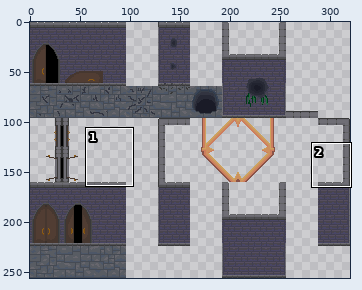
Two states of a sprite sheet, assets/Level Design Blocks.png. Above: a wide view before the commit, with the close-up outlined.
Close-up. Before:
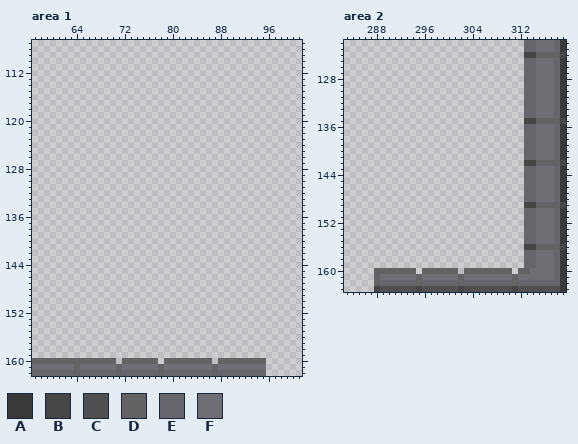
The file is 320x256 pixels. Colours within 5 levels of each other are drawn and written as one. Shown: area 1: x 57..101, y 107..162; area 2: x 283..319, y 122..163. The commit also changed other parts of the picture, which this record leaves out.
Palette (. is transparent): A #393939  B #464646  C #505053  D #636365  E #67666d  F #6f6e75
Pixels before, area 1 (only the part around the change), first column x 57:
107 .............................................
108 .............................................
109 .............................................
110 .............................................
111 .............................................
112 .............................................
113 .............................................
114 .............................................
115 .............................................
116 .............................................
117 .............................................
118 .............................................
119 .............................................
120 .............................................
121 .............................................
122 .............................................
123 .............................................
124 .............................................
125 .............................................
126 .............................................
127 .............................................
128 .............................................
129 .............................................
130 .............................................
131 .............................................
132 .............................................
133 .............................................
134 .............................................
135 .............................................
136 .............................................
137 .............................................
138 .............................................
139 .............................................
140 .............................................
141 .............................................
142 .............................................
143 .............................................
144 .............................................
145 .............................................
146 .............................................
147 .............................................
148 .............................................
149 .............................................
150 .............................................
151 .............................................
152 .............................................
153 .............................................
154 .............................................
155 .............................................
156 .............................................
157 .............................................
158 .............................................
159 .............................................
160 DDDDDDDDDDDDDD.DDDDDD.DDDDDDDD.DDDDDDDD......
161 FFFFFFFDFFFFFFDFFFFFFDFFFFFFFFDFFFFFFFF......
162 EEEEEEEDEEEEEEDEEEEEEDEEEEEEEEDEEEEEEEE......
Pixels before, area 2, first column x 288:
122 .........................EEFFFEA
123 .........................EEFFFEA
124 .........................BBDDDDB
125 .........................EEFFFEA
126 .........................EEFFFEA
127 .........................EEFFFEA
128 .........................EEFFFEA
129 .........................EEFFFEA
130 .........................EEFFFEA
131 .........................EEFFFEA
132 .........................EEFFFEA
133 .........................EEFFFEA
134 .........................EEFFFEA
135 .........................BBDDDDB
136 .........................EEFFFEA
137 .........................EEFFFEA
138 .........................EEFFFEA
139 .........................EEFFFEA
140 .........................EEFFFEA
141 .........................EEFFFEA
142 .........................BBDDDDB
143 .........................EEFFFEA
144 .........................EEFFFEA
145 .........................EEFFFEA
146 .........................EEFFFEA
147 .........................EEFFFEA
148 .........................EEFFFEA
149 .........................BBDDDDB
150 .........................EEFFFEA
151 .........................EEFFFEA
152 .........................EEFFFEA
153 .........................EEFFFEA
154 .........................EEFFFEA
155 .........................EEFFFEA
156 .........................BBDDDDB
157 .........................EEFFFEA
158 .........................EEFFFEA
159 .........................EEFFFEA
160 DDDDDDD.DDDDDD.DDDDDDDD.DDFFFFEA
161 DFFFFFFDFFFFFFDFFFFFFFFDFFFFFFEA
162 DEEEEEEDEEEEEEDEEEEEEEEDEEEEEEEA
163 BCCCCCCBCCCCCCBCCCCCCCCBCCCCCCCA
After:
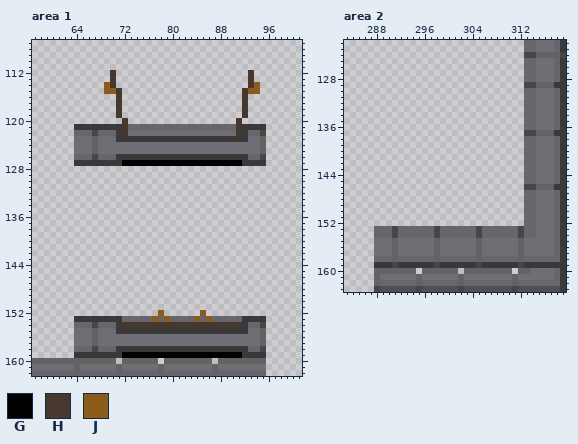
Colours new in this view: G #000000  H #46372f  J #8a5b19
Diff:
Changed rows in their new state; - is an unchanged pixel.
Area 1:
first column x 64:
112 ------H----------------------H--
113 ------H----------------------H--
114 -----JH----------------------HJ-
115 -----JJH--------------------HJJ-
116 -------H--------------------H---
117 -------H--------------------H---
118 -------H--------------------H---
119 -------H--------------------H---
120 --------H------------------H----
121 AAAAAAAAHEEEEEEEEEEEEEEEEEEHAAAA
122 EEEBEEEAHFFFFFFFFFFFFFFFFFFHAEEB
123 FFFDFFFAAAAAAAAAAAAAAAAAAAAAAFFD
124 FFFDFFFFFFFFFFFFFFFFFFFFFFFFFFFD
125 FFFDFFFFFFFFFFFFFFFFFFFFFFFFFFFD
126 EEEBEEEAAAAAAAAAAAAAAAAAAAAAAEEB
127 AAAAAAAAGGGGGGGGGGGGGGGGGGGGAAAA
first column x 64:
152 --------------J------J----------
153 AAAAAAAAEEEEEJEJEEEEJEJEEEEEAAAA
154 EEEBEEEAHHHHHHHHHHHHHHHHHHHHAEEB
155 FFFDFFFAAAAAAAAAAAAAAAAAAAAAAFFD
156 FFFDFFFFFFFFFFFFFFFFFFFFFFFFFFFD
157 FFFDFFFFFFFFFFFFFFFFFFFFFFFFFFFD
158 EEEBEEEAAAAAAAAAAAAAAAAAAAAAAEEB
159 AAAAAAAAGGGGGGGGGGGGGGGGGGGGAAAA
Area 2:
first column x 313:
129 BBDDDA
first column x 313:
135 EEFFFEA
137 BBDDDA-
first column x 313:
142 EEFFFEA
first column x 313:
146 BBDDDA-
149 EEFFFEA
first column x 288:
153 EEEBEEEEEEBEEEEEEBEEEEEEB-------
154 EEEBEEEEEEBEEEEEEBEEEEEEB-------
155 FFFDFFFFFFDFFFFFFDFFFFFFDFF-----
156 FFFDFFFFFFDFFFFFFDFFFFFFDFFFFFEA
157 FFFDFFFFFFDFFFFFFDFFFFFFDFF-----
158 EEEDEEEEEEDEEEEEEDEEEEEED--EEE--
159 AAABAAAAAABAAAAAABAAAAAABAAAAAA-
Boxes around the changes in both close-ups, in picture pixels (x1, y1, x2, y2):
added: (74, 70, 266, 166)
added: (74, 310, 266, 358)
changed: (524, 82, 560, 88)
changed: (524, 118, 566, 166)
changed: (374, 184, 566, 268)
